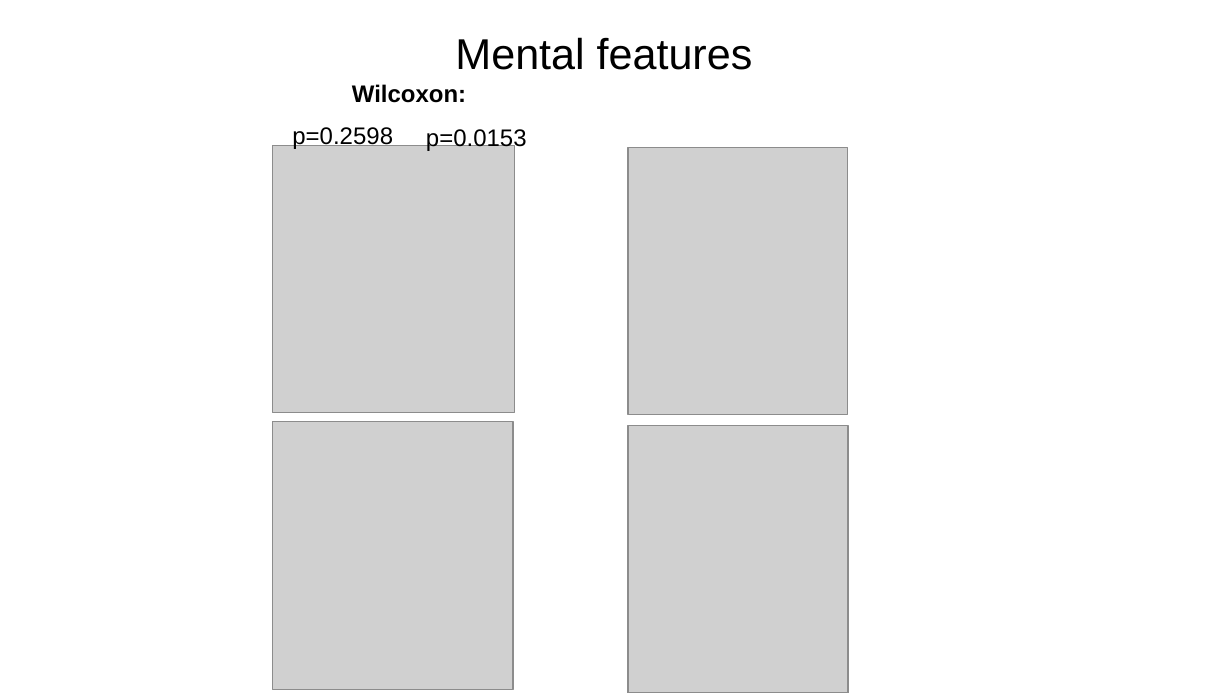
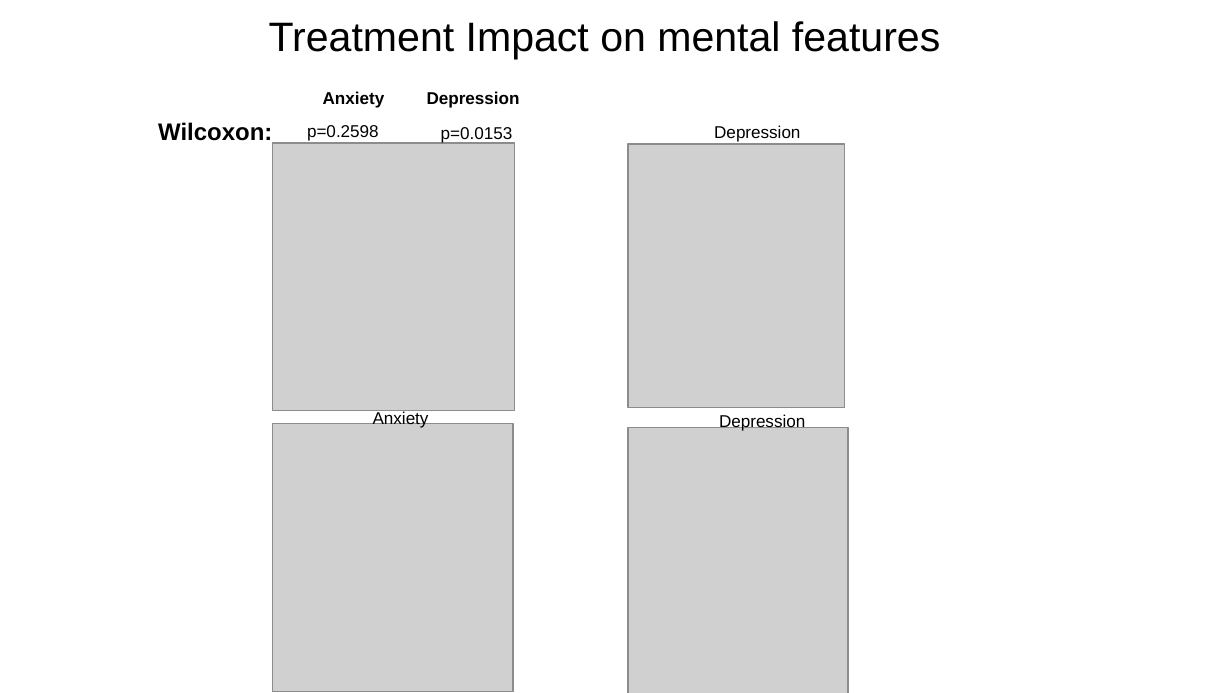
Before and after one commit to Oren-BenA/EDA_Exercise_Mental, a slide deck: slide 12 of EDA_04-07-2023_0_57.pptx. Drawn at 1232x693 pixels with LibreOffice and Linux fonts; fonts in the diff are those of the drawing; grey boxes stand for pictures. Boxes give left, top, right and bottom in pixels: in the first picture for what was removed or moved away, otherwise in the second. Text is boxed around its words. In the diff, an @@ line names an element or a change of style, - is before the commit and + after.

Commit message:
Added BDI wilcoxon tests

```diff
--- a/EDA_04-07-2023_0_57.pptx
+++ b/EDA_04-07-2023_0_57.pptx
@@ title at [269,21,940,59]: text changed; size 25.2 to 24 pt @@
-Mental features
+Treatment Impact on mental features
@@ text "Wilcoxon:": place and size @@
-text "Wilcoxon:" at [352,84,466,103]
+text "Wilcoxon:" at [158,122,272,141]
@@ text "p=0.2598" at [307,125,379,141]: size 14 to 10 pt @@
@@ text added at [323,91,385,108], 10 pt, text #000000, bold @@
+Anxiety
@@ text "p=0.0153" at [441,127,513,143]: size 14 to 10 pt @@
@@ text added at [427,91,520,108], 10 pt, text #000000, bold @@
+Depression
@@ picture: place and size @@
-picture at [628,148,848,415]
+picture at [628,144,845,408]
@@ text added at [714,125,800,142], 10 pt, text #000000 @@
+Depression
@@ text added at [373,410,429,428], 10 pt, text #000000 @@
+Anxiety
@@ text added at [719,413,805,431], 10 pt, text #000000 @@
+Depression
```
Also in this commit, not shown: 5 other slides changed, 2 other files.
